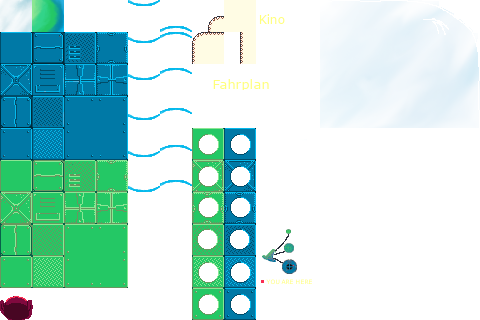
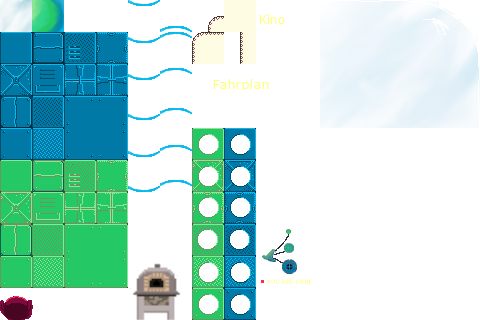
Layer changes from the first 480 × 320 image to the second:
added layer "g" above "außenhaube" over (129, 263, 181, 320)
